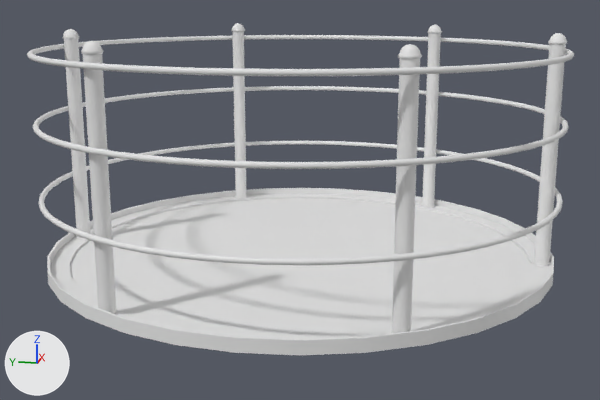
Before and after pictures for a commit that changed the FBX model Assets/Scenery/Gondola/Gondola.fbx.
Rendered twice from a 50 mm lens placed at (-3.212, -0.64, 1.015), pointed at (-0.069, -0.011, 0.229). The axes (+X, +Y, +Z) are drawn at lower left. The lights are the same throughout. Where no turn or scale is listed for an object, it has been applied to the vertices.
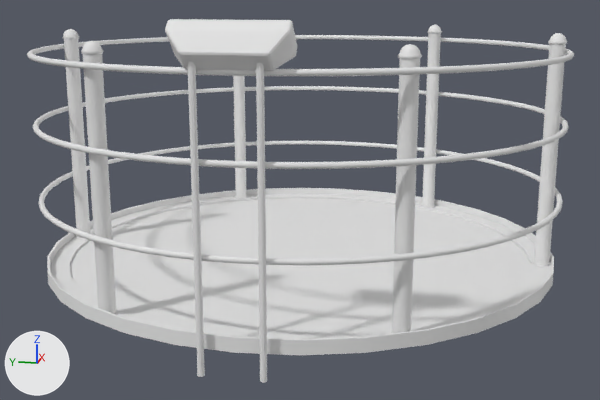
Commit message: gondola panel

What differs and where, as boxes (x1, y1, x2, y2) in the pictures (600 x 400 px):
'Cube', added
    after: (165, 19, 297, 71)
'Cylinder.002', added
    after: (256, 62, 267, 383)
'Cylinder.003', added
    after: (188, 61, 205, 377)

What the commit changed:
Mesh me_cylinder_005 is new.
It has 24 vertices, 14 faces and spans x -0.011..0.011, y -0.011..0.011, z -0.934..0.011.
It uses material mat_gondolamat (white #e7e7e7).
Mesh me_cube_001 is new.
It has 56 vertices, 58 faces and spans x -0.043..0.092, y -0.175..0.175, z -0.062..0.072.
It uses material mat_gondolamat (white #e7e7e7).
Object 'Cylinder.002' (ob_cylinder_002) is new; it shows me_cylinder_005.
Its location is (-1.019, -0.092, 0.847).
Its rotation in degrees is (0, 0, -180).
Object 'Cube' (ob_cube) is new; it shows me_cube_001.
Its location is (-1.007, 0.0, 0.881).
Object 'Cylinder.003' (ob_cylinder_003) is new; it shows me_cylinder_005.
Its location is (-1.019, 0.1, 0.847).
Its rotation in degrees is (0, 0, -180).
